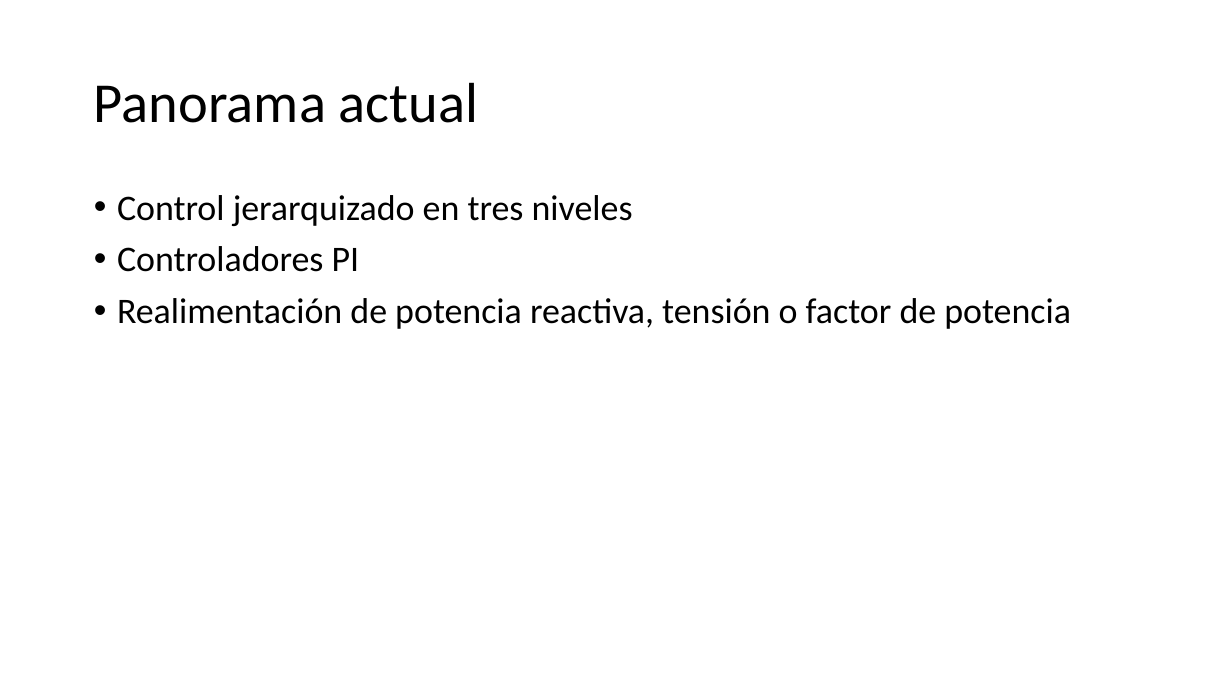
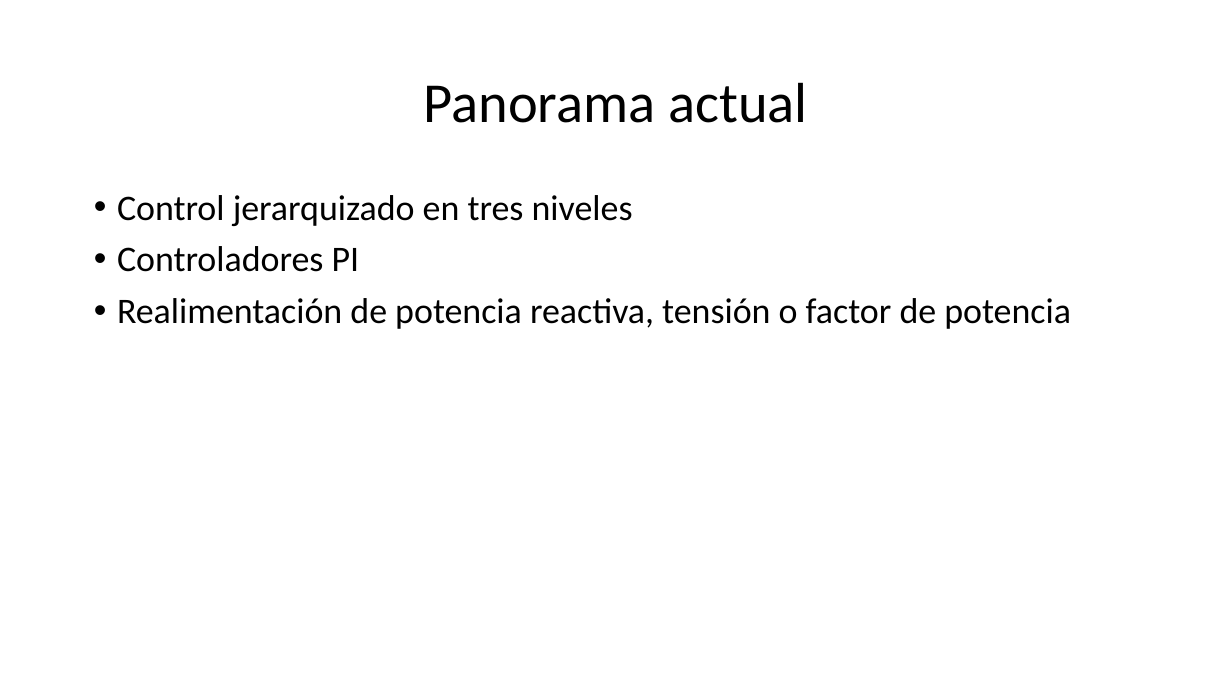
Before and after one commit to EmilioLdelaFuente/tfg, a slide deck: slide 5 of tfgPP.pptx. Drawn at 1232x693 pixels with LibreOffice and Linux fonts; fonts in the diff are those of the drawing. Boxes give left, top, right and bottom in pixels: in the first picture for what was removed or moved away, otherwise in the second. Text is boxed around its words. In the diff, an @@ line names an element or a change of style, - is before the commit and + after.

```diff
--- a/tfgPP.pptx
+++ b/tfgPP.pptx
@@ title "Panorama actual" at (424, 82, 807, 123): alignment left to centre @@
```
Also in this commit, not shown: 9 other slides changed, 2 slides added.
